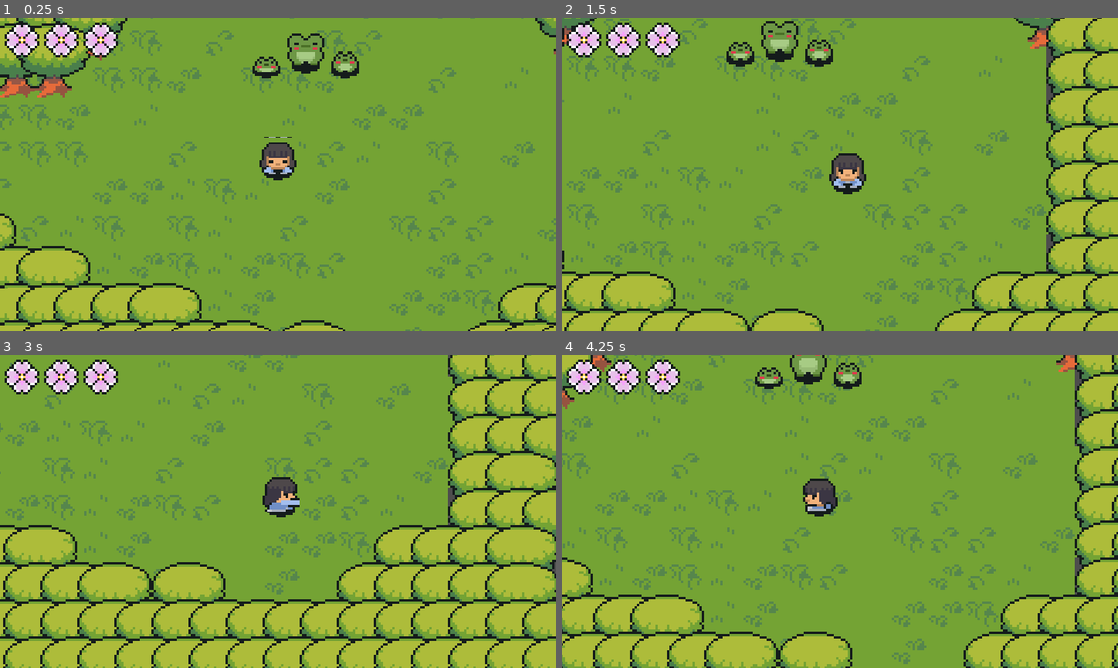
Above: before the commit, frames 1-4 (two rows, left to right).
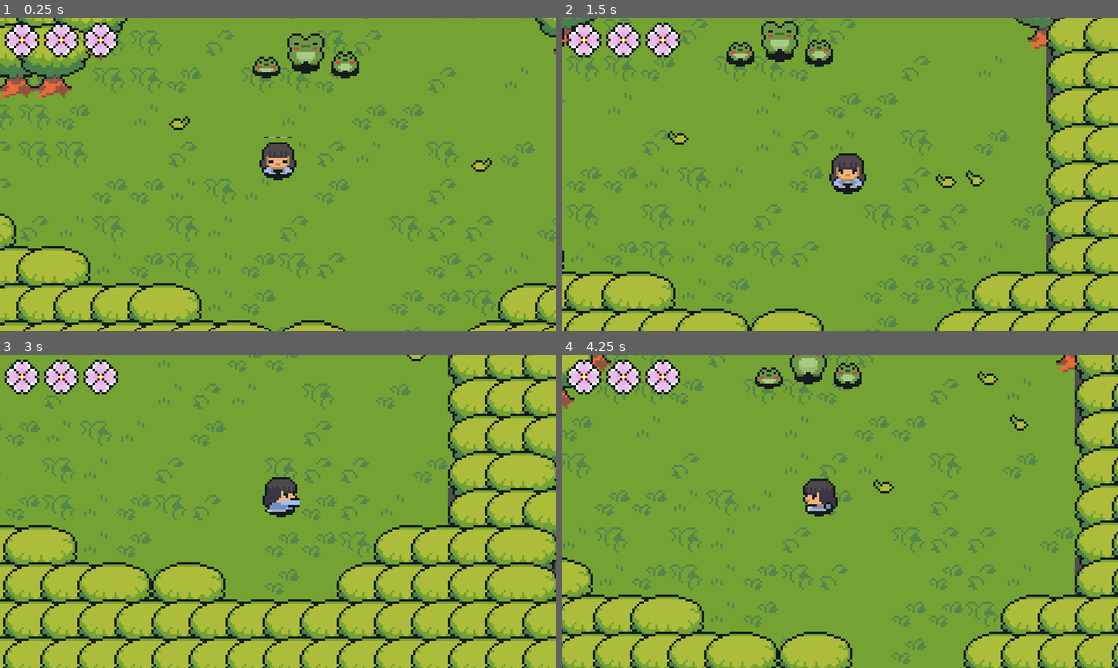
Above: after the commit, the same moments.

Repository: gynura/to_you
Game: Godot game, scene res://scenes/maps/world.tscn
Same seed, same stepped clock (60 frames per second), same inputs: the game is played once before the commit and once after it. Sound files missing from this copy of the repository are replaced by a short silence.
Inputs:
- Up to frame 1 (0.25 s): no input
- Up to frame 2 (1.5 s): hold D (ui_right) 0.53-1.28 s; tap E (interact_button) at 0.6 s; hold S (ui_down) from 1.28 s (still down); tap Space (advance_dialog) at 1.35 s
- Up to frame 3 (3 s): tap E (interact_button) at 1.55, 2.3, 2.85 s; release S (ui_down) at 2.03 s; hold D (ui_right) 2.03-2.78 s; hold J (attack_button) 2.03-2.78 s; hold W (ui_up) from 2.78 s (still down)
- Up to frame 4 (4.25 s): release W (ui_up) at 3.53 s; hold A (ui_left) from 3.53 s (still down); tap E (interact_button) at 3.6 s

The runs differ from the first frame. In frame 1, 0.2% of the frame differs, in the area x 30-89%, y 31-50%; in frame 2, 0.3%, in the area x 19-76%, y 36-55%; in frame 3, less than 0.1%; in frame 4, 0.3%.

Commit message:
dialog sound effects + frog npc more detailed

Diff:
--- a/scenes/UI/text_box.gd
+++ b/scenes/UI/text_box.gd
@@ -3,7 +3,7 @@
 
 @onready var label = $MarginContainer/Label
 @onready var timer = $LetterDisplayTimer
-@onready var dialog_marker = $DialogMarker
+@onready var audio_player = $AudioStreamPlayer
 
 const MAX_WIDTH = 256
 
@@ -17,9 +17,10 @@
 
 signal finished_display()
 
-func display_text(text_to_display: String):
+func display_text(text_to_display: String, speech_effect: AudioStream):
 	text = text_to_display
 	label.text = text_to_display
+	audio_player.stream = speech_effect
 
 	await resized
 	custom_minimum_size.x = min(size.x, MAX_WIDTH)
@@ -52,5 +53,14 @@
 		_:
 			timer.start(letter_time)
 
+			var letter_speech_effect_player = audio_player.duplicate()
+			letter_speech_effect_player.pitch_scale += randf_range(-0.1, 0.1)
+			if text[letter_index] in ["a", "e", "i", "o", "u"]:
+				letter_speech_effect_player.pitch_scale += 0.2
+			get_tree().root.add_child(letter_speech_effect_player)
+			letter_speech_effect_player.play()
+			await letter_speech_effect_player.finished
+			letter_speech_effect_player.queue_free()
+
 func _on_letter_display_timer_timeout():
 	_display_letter()
--- a/scenes/UI/text_box.tscn
+++ b/scenes/UI/text_box.tscn
@@ -39,4 +39,7 @@
 [node name="LetterDisplayTimer" type="Timer" parent="."]
 one_shot = true
 
+[node name="AudioStreamPlayer" type="AudioStreamPlayer" parent="."]
+volume_db = -19.676
+
 [connection signal="timeout" from="LetterDisplayTimer" to="." method="_on_letter_display_timer_timeout"]
--- a/scenes/maps/world.tscn
+++ b/scenes/maps/world.tscn
@@ -10,6 +10,10 @@
 [node name="world" type="Node2D"]
 y_sort_enabled = true
 position = Vector2(1, -5)
+
+[node name="FallingLeaves2" parent="." instance=ExtResource("3_4b6nf")]
+z_index = 4
+position = Vector2(414, -17)
 
 [node name="FallingLeaves" parent="." instance=ExtResource("3_4b6nf")]
 z_index = 4
--- a/scenes/npcs/froggy.gd
+++ b/scenes/npcs/froggy.gd
@@ -1,6 +1,8 @@
 extends CharacterBody2D
 
 var canInteract = false
+@onready var speech_sound = preload("res://assets/sound/fx/FroggySpeech.wav")
+var already_gave_weapon = false
 
 func _ready():
 	DialogManager.dialog_ended.connect(_hide_dialog_marker)
@@ -14,16 +16,27 @@
 			talkToFroggy()
 
 func talkToFroggy():
+	_hide_hearts()
 	DialogManager.stop_player.emit()
 	_show_dialog_marker()
 	set_process(false)
-	var dialog_lines: Array[String] = [
-		"Test del sistema de dialogo",
-		"Test test test test test test",
-		"Coi deja de beber y codea guarro,",
-		" te queremos de vuelta",
-	]
-	DialogManager.start_dialog(global_position, dialog_lines)
+	var dialog_lines: Array[String]
+	if !already_gave_weapon:
+		dialog_lines = [
+			"¡Hola Yaiza!",
+			"Te estábamos esperando,",
+			" Necesitamos tu ayuda",
+			"El bosque se esta quemando",
+			" Y solo tú tienes la fuerza para liberarlo",
+			"Es peligroso que vayas desarmada",
+			"Toma esto y sálvanos",
+			"¡¡Confiamos en ti!!"
+		]
+	else:
+		dialog_lines = [
+			"¡¡Confiamos en ti!!",
+		]
+	DialogManager.start_dialog(global_position, dialog_lines, speech_sound)
 
 func _on_area_2d_body_entered(body):
 	if body.name == "player":
@@ -39,6 +52,21 @@
 
 func _hide_dialog_marker():
 	$DialogMarker.visible = false
+	if !already_gave_weapon:
+		already_gave_weapon = true
+	else:
+		$Heart.visible = true
+		$LittleFrog1/Heart.visible = true
+		$LittleFrog2/Heart.visible = true
+		$HeartsTimer.start()
 
 func _show_dialog_marker():
 	$DialogMarker.visible = true
+
+func _hide_hearts():
+	$Heart.visible = false
+	$LittleFrog1/Heart.visible = false
+	$LittleFrog2/Heart.visible = false
+
+func _on_hearts_timer_timeout():
+	_hide_hearts()
--- a/scenes/npcs/froggy.tscn
+++ b/scenes/npcs/froggy.tscn
@@ -1,10 +1,11 @@
-[gd_scene load_steps=24 format=3 uid="uid://b16k6lc6f58y"]
+[gd_scene load_steps=28 format=3 uid="uid://b16k6lc6f58y"]
 
 [ext_resource type="Script" path="res://scenes/npcs/froggy.gd" id="1_cb1t2"]
 [ext_resource type="Texture2D" uid="uid://bfchr17fx3y4p" path="res://assets/sprites/characters/forest_frog.png" id="1_npniw"]
 [ext_resource type="Texture2D" uid="uid://8yxjss2chffo" path="res://assets/sprites/characters/Shadow.png" id="2_o2rv1"]
 [ext_resource type="Texture2D" uid="uid://bb3wdncgmbrre" path="res://assets/sprites/particles/DialogInfo.png" id="4_2s2yl"]
 [ext_resource type="Texture2D" uid="uid://1h636mb2bqum" path="res://assets/sprites/characters/baby_frog.png" id="5_31lg8"]
+[ext_resource type="Texture2D" uid="uid://bb2jwmnm7kkqk" path="res://assets/sprites/particles/heart.png" id="6_omyh1"]
 [ext_resource type="Texture2D" uid="uid://rb4dyv3hwcpi" path="res://assets/sprites/UI/dialog_marker.png" id="6_yggdo"]
 
 [sub_resource type="AtlasTexture" id="AtlasTexture_r76st"]
@@ -119,6 +120,28 @@
 "loop": true,
 "name": &"iddle",
 "speed": 7.0
+}]
+
+[sub_resource type="AtlasTexture" id="AtlasTexture_tqw6a"]
+atlas = ExtResource("6_omyh1")
+region = Rect2(0, 0, 8, 8)
+
+[sub_resource type="AtlasTexture" id="AtlasTexture_dpfx7"]
+atlas = ExtResource("6_omyh1")
+region = Rect2(8, 0, 8, 8)
+
+[sub_resource type="SpriteFrames" id="SpriteFrames_4le5y"]
+animations = [{
+"frames": [{
+"duration": 1.0,
+"texture": SubResource("AtlasTexture_tqw6a")
+}, {
+"duration": 1.0,
+"texture": SubResource("AtlasTexture_dpfx7")
+}],
+"loop": true,
+"name": &"default",
+"speed": 5.0
 }]
 
 [node name="Froggy" type="CharacterBody2D"]
@@ -162,6 +185,15 @@
 frame = 2
 frame_progress = 0.449922
 
+[node name="Heart" type="AnimatedSprite2D" parent="LittleFrog1"]
+visible = false
+z_index = 4
+y_sort_enabled = true
+position = Vector2(0, -4)
+scale = Vector2(0.65, 0.65)
+sprite_frames = SubResource("SpriteFrames_4le5y")
+autoplay = "default"
+
 [node name="Shadow" type="Sprite2D" parent="LittleFrog1"]
 show_behind_parent = true
 position = Vector2(0, 7)
@@ -174,6 +206,15 @@
 autoplay = "iddle"
 frame_progress = 0.511018
 
+[node name="Heart" type="AnimatedSprite2D" parent="LittleFrog2"]
+visible = false
+z_index = 4
+y_sort_enabled = true
+position = Vector2(7.15256e-07, -4)
+scale = Vector2(0.65, 0.65)
+sprite_frames = SubResource("SpriteFrames_4le5y")
+autoplay = "default"
+
 [node name="Shadow" type="Sprite2D" parent="LittleFrog2"]
 show_behind_parent = true
 position = Vector2(0, 7)
@@ -185,5 +226,17 @@
 texture = ExtResource("6_yggdo")
 offset = Vector2(7, -20)
 
+[node name="Heart" type="AnimatedSprite2D" parent="."]
+visible = false
+z_index = 4
+y_sort_enabled = true
+position = Vector2(0, -20)
+sprite_frames = SubResource("SpriteFrames_4le5y")
+autoplay = "default"
+
+[node name="HeartsTimer" type="Timer" parent="."]
+one_shot = true
+
 [connection signal="body_entered" from="Area2D" to="." method="_on_area_2d_body_entered"]
 [connection signal="body_exited" from="Area2D" to="." method="_on_area_2d_body_exited"]
+[connection signal="timeout" from="HeartsTimer" to="." method="_on_hearts_timer_timeout"]
--- a/scenes/player.gd
+++ b/scenes/player.gd
@@ -13,6 +13,7 @@
 var canAttack: bool = true
 var tween
 var tween2 # TODO study a better way to paralelize tweens
+var has_weapon: bool = false
 
 signal health_change
 signal attack_position_changed(position)
--- a/scenes/player.tscn
+++ b/scenes/player.tscn
@@ -1,10 +1,11 @@
-[gd_scene load_steps=24 format=3 uid="uid://c6p6x8iafg34y"]
+[gd_scene load_steps=25 format=3 uid="uid://c6p6x8iafg34y"]
 
 [ext_resource type="Texture2D" uid="uid://diq5eoc6cw8ua" path="res://assets/sprites/characters/heroine.png" id="1_js555"]
 [ext_resource type="Script" path="res://scenes/player.gd" id="1_tmc20"]
 [ext_resource type="Texture2D" uid="uid://8yxjss2chffo" path="res://assets/sprites/characters/Shadow.png" id="2_20v04"]
 [ext_resource type="Script" path="res://scenes/screenShakeCamera.gd" id="3_o8il7"]
 [ext_resource type="PackedScene" uid="uid://0ocf08du6ep5" path="res://scenes/weapon.tscn" id="4_8lupc"]
+[ext_resource type="AudioStream" uid="uid://b364ph3vcbbdt" path="res://assets/sound/fx/WalkingSound.wav" id="6_cl62g"]
 
 [sub_resource type="Animation" id="Animation_cp6nb"]
 length = 0.001
@@ -312,6 +313,11 @@
 wait_time = 0.5
 one_shot = true
 
+[node name="ShowWeaponSound" type="AudioStreamPlayer2D" parent="."]
+stream = ExtResource("6_cl62g")
+volume_db = -30.928
+pitch_scale = 0.95
+
 [connection signal="attack" from="." to="Weapon" method="_on_player_attack"]
 [connection signal="attack_position_changed" from="." to="Weapon" method="_on_player_attack_position_changed"]
 [connection signal="end_attack" from="." to="Weapon" method="_on_player_end_attack"]
@@ -321,8 +327,9 @@
 [connection signal="enemy_hit" from="Weapon" to="." method="_on_weapon_enemy_hit"]
 [connection signal="next_attack" from="Weapon" to="." method="_on_weapon_next_attack"]
 [connection signal="timeout" from="Camera2D/ScreenShakeTimer" to="Camera2D" method="_on_screen_shake_timer_timeout"]
+[connection signal="timeout" from="ActionAnimations" to="." method="_on_timer_timeout"]
 [connection signal="timeout" from="ActionAnimations" to="." method="_on_action_animations_timeout"]
-[connection signal="timeout" from="ActionAnimations" to="." method="_on_timer_timeout"]
 [connection signal="area_entered" from="HurtBox" to="." method="_on_hurt_box_area_entered"]
 [connection signal="area_exited" from="HurtBox" to="." method="_on_hurt_box_area_exited"]
 [connection signal="timeout" from="HurtTimer" to="." method="_on_hurt_timer_timeout"]
+[connection signal="finished" from="ShowWeaponSound" to="." method="_on_walking_sound_finished"]
--- a/scenes/singletons/dialog_manager.gd
+++ b/scenes/singletons/dialog_manager.gd
@@ -7,6 +7,8 @@
 var text_box_position: Vector2
 var is_dialog_active = false
 var can_advance_line = false
+
+var sound_effect: AudioStream
 
 signal dialog_start
 signal dialog_ended
@@ -26,12 +28,13 @@
 
 		_show_text_box()
 
-func start_dialog(position: Vector2, lines: Array[String]):
+func start_dialog(position: Vector2, lines: Array[String], speech_effect: AudioStream):
 	if is_dialog_active:
 		return
 
 	dialog_lines = lines
 	text_box_position = position
+	sound_effect = speech_effect
 	_show_text_box()
 
 	is_dialog_active = true
@@ -41,7 +44,7 @@
 	text_box.finished_display.connect(_on_text_box_finished_displaying)
 	get_tree().root.add_child(text_box)
 	text_box.global_position = text_box_position
-	text_box.display_text(dialog_lines[current_line_index])
+	text_box.display_text(dialog_lines[current_line_index], sound_effect)
 	can_advance_line = false
 
 func _on_text_box_finished_displaying():
Not shown, added: assets/sound/fx/FroggySpeech.wav.import
Not shown, added: assets/sound/fx/HealthUp.wav.import
Not shown, added: assets/sound/fx/Sword2.wav.import
Not shown, added: assets/sound/fx/kick.wav.import
Not shown, added: assets/sound/fx/FroggySpeech.wav
Not shown, added: assets/sound/fx/HealthUp.wav
Not shown, added: assets/sound/fx/Sword2.wav
Not shown, added: assets/sound/fx/kick.wav
